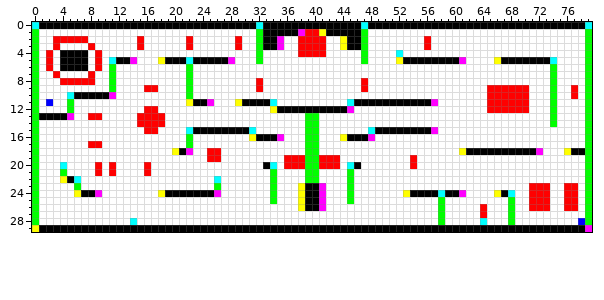
Edited in one commit: sprite sheet (level.png). The first picture shows the starting point.
The file is 80x30 pixels. Colours within 5 levels of each other are drawn and written as one.
The same view after the edit:
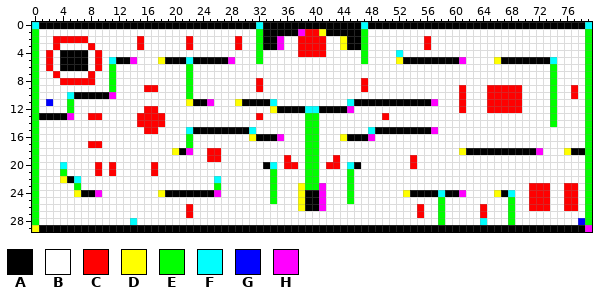
Palette (. is transparent): A #000000  B #ffffff  C #ff0000  D #ffff00  E #01ff00  F #01ffff  G #0000ff  H #ff00ff
Log entry: Newer Spawn Points To compensate for the new column in the middle
Difference:
@@ x 30..72 @@
  8 BBCBBBBBBBBBBBBBBCBBBBBBBBBBBBBBBBBBBBBBBBB
- 9 BBCBBBBBBBBBBBBBBCBBBBBBBBBBBBBBBBBCCCCCCBB
-10 BBBBBBBBBBBBBBBBBBBBBBBBBBBBBBBBBBBCCCCCCBB
-11 AAAAFBBBBBBBBBBFAAAAAAAAAAAHBBBBBBBCCCCCCBB
-12 BBBBDAAAAAAAAAAHBBBBBBBBBBBBBBBBBBBCCCCCCBB
-13 BBBBBBBBBEEBBBBBBBBBBBBBBBBBBBBBBBBBBBBBBBB
+ 9 BBCBBBBBBBBBBBBBBCBBBBBBBBBBBBBCBBBCCCCCBBB
+10 BBBBBBBBBBBBBBBBBBBBBBBBBBBBBBBCBBBCCCCCBBB
+11 AAAAFBBBBBBBBBBFAAAAAAAAAAAHBBBCBBBCCCCCBBB
+12 BBBBDAAAAFFAAAAHBBBBBBBBBBBBBBBCBBBCCCCCBBB
+13 BBCBBBBBBEEBBBBBBBBBCBBBBBBBBBBBBBBBBBBBBBB
 14 BBBBBBBBBEEBBBBBBBBBBBBBBBBBBBBBBBBBBBBBBBB
@@ x 14..57 @@
 18 BBBBBBDAHBBCCBBBBBBBBBBBBEEBBBBBBBBBBBBBBBBB
-19 BBBBBBBBBBBCCBBBBBBBBBCCCEECCCBBBBBBBBBBCBBB
-20 BBCBBBBBBBBBBBBBBBBAFBCCCEECCCBFABBBBBBBCBBB
-21 BBCBBBBBBBBBBBBBBBBBEBBBBEEBBBBEBBBBBBBBBBBB
+19 BBBBBBBBBBBCCBBBBBBBBBCBBEEBBCBBBBBBBBBBCBBB
+20 BBBCBBBBBBBBBBBBBBBAFBCCBEEBCCBFABBBBBBBCBBB
+21 BBBCBBBBBBBBBBBBBBBBEBBBBEEBBBBEBBBBBBBBBBBB
 22 BBBBBBBBBBBBFBBBBBBBEBBBBEEBBBBEBBBBBBBBBBBB
-23 BBBBBBBBBBBBEBBBBBBBEBBBDAAHBBBEBBBBBBBBBBBB
+23 BBBBBBBBBBBBEBBBBBBBEBBBDEEHBBBEBBBBBBBBBBBB
 24 BBBBDAAAAAAAHBBBBBBBEBBBDAAHBBBEBBBBBBBDAAAA
 25 BBBBBBBBBBBBBBBBBBBBEBBBDAAHBBBEBBBBBBBBBBBB
-26 BBBBBBBBBBBBBBBBBBBBBBBBDAAHBBBBBBBBBBBBBBBB
-27 BBBBBBBBBBBBBBBBBBBBBBBBBBBBBBBBBBBBBBBBBBBB
+26 BBBBBBBBCBBBBBBBBBBBBBBBDAAHBBBBBBBBBBBBBCBB
+27 BBBBBBBBCBBBBBBBBBBBBBBBBBBBBBBBBBBBBBBBBCBB
 28 FBBBBBBBBBBBBBBBBBBBBBBBBBBBBBBBBBBBBBBBBBBB
